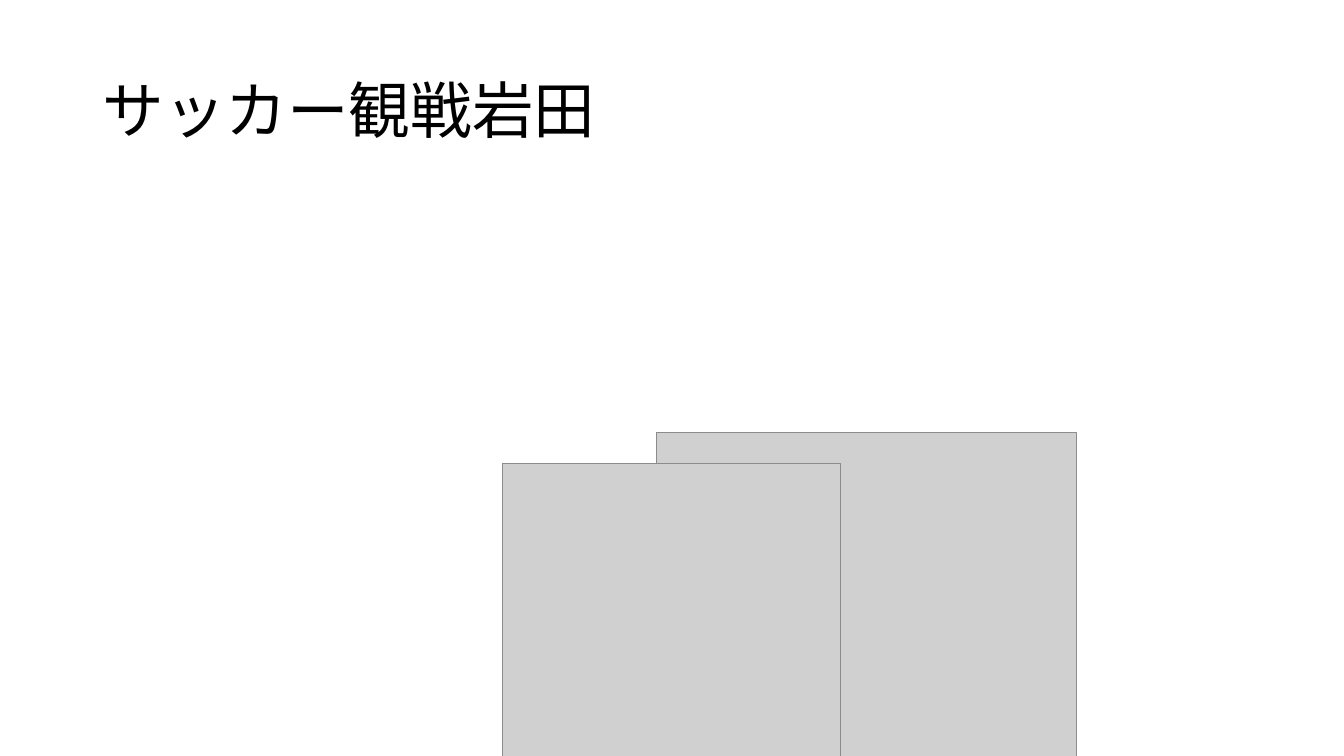
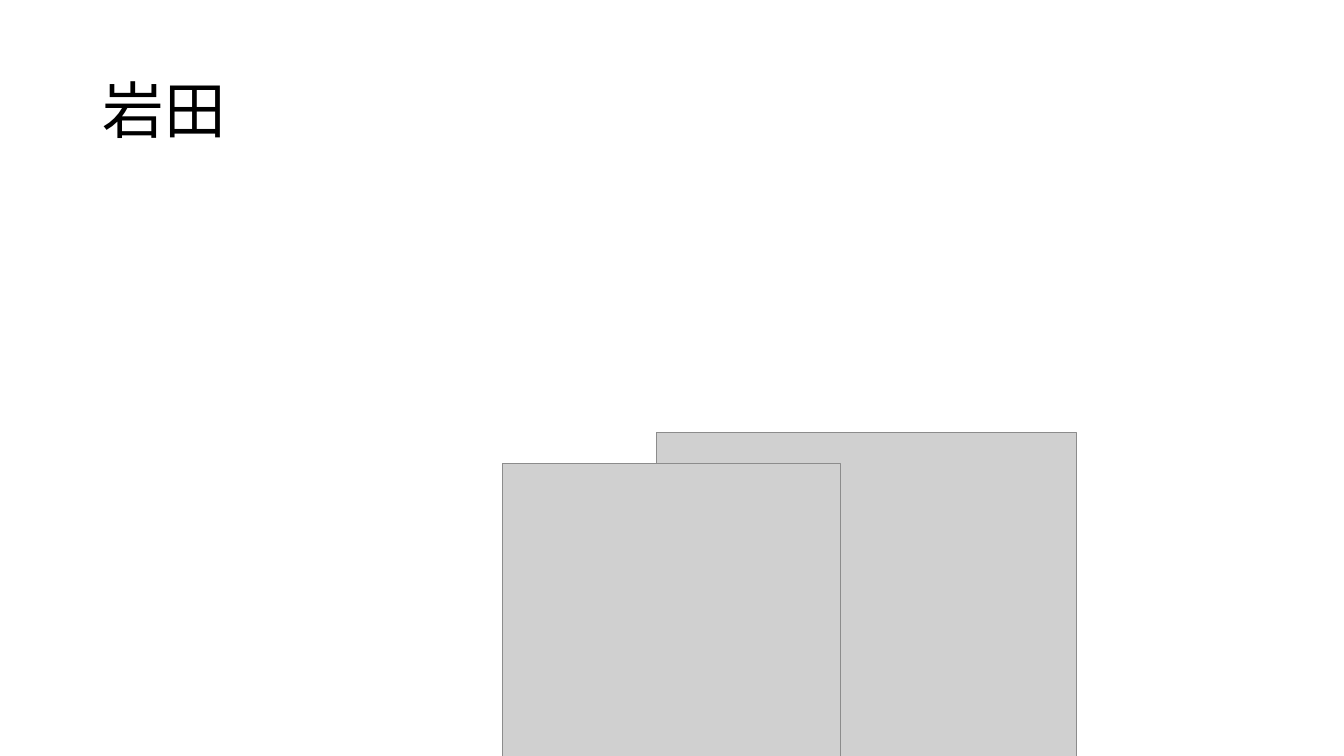
Before and after one commit to dojo2023/E-3, a slide deck: slide 19 of doc/チーム開発成果発表.pptm (slide 18 before the commit). Drawn at 1344x756 pixels with LibreOffice and Linux fonts; fonts in the diff are those of the drawing; grey boxes stand for pictures. Boxes give left, top, right and bottom in pixels: in the first picture for what was removed or moved away, otherwise in the second. Text is boxed around its words. In the diff, an @@ line names an element or a change of style, - is before the commit and + after.

```diff
--- a/doc/チーム開発成果発表.pptm
+++ b/doc/チーム開発成果発表.pptm
@@ title at bbox=[102, 81, 225, 138]: text changed @@
-サッカー観戦岩田
+岩田
```
Also in this commit, not shown: 9 other slides changed, 2 slides added, 2 slides removed.
